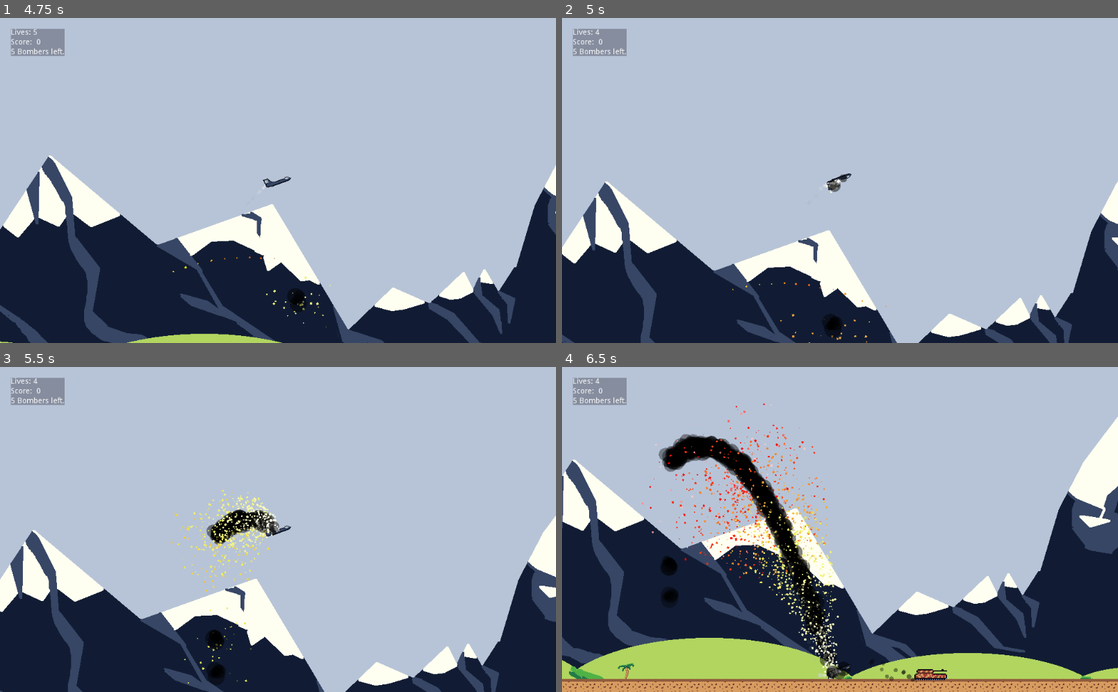
Above: before the commit, frames 1-4 (two rows, left to right).
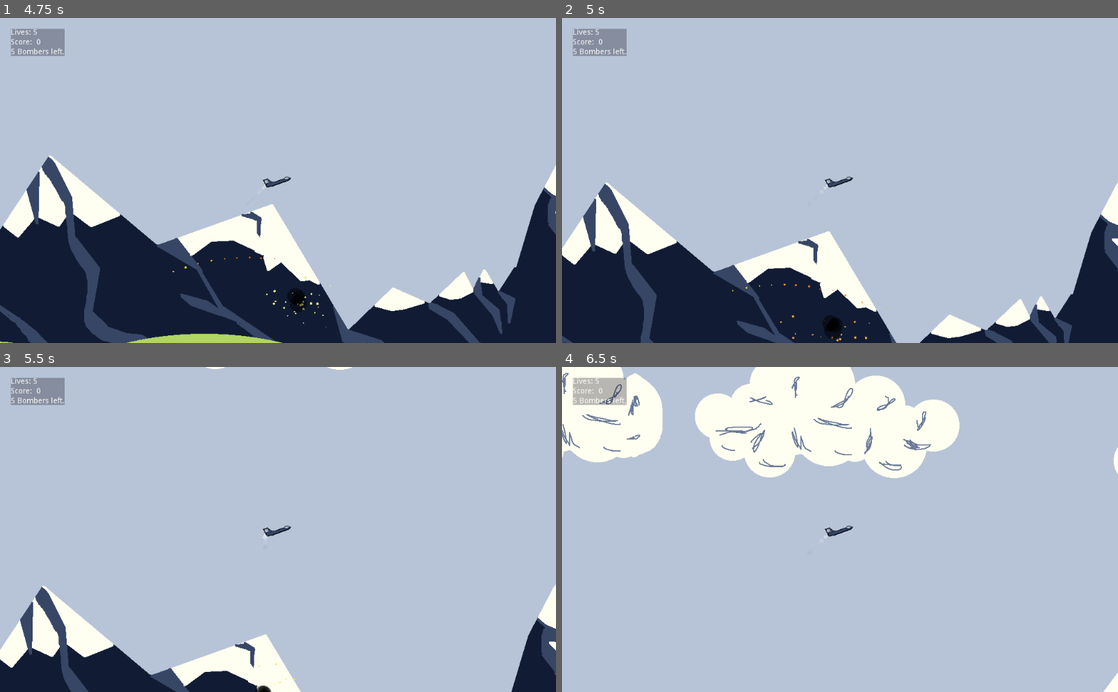
Above: after the commit, the same moments.

Repository: timbo-nz/jj2035
Game: Godot game, scene res://scenes/levels/Level_1_Mission_Screen.tscn
The game is run twice, just before and just after one commit, with the same random seed, the same clock (stepped at 60 frames per second) and the same inputs.
Inputs (mouse positions are in pixels of both pictures, inside the frame that each line leads up to):
- Up to frame 1 (4.75 s): click "Start Game" at 0.5 s; tap Enter at 1.25 s; move the mouse to (400, 164) at 1.27 s; hold D (right) 1.28-2.78 s; tap Keypad 1 (game_over, bound only after the commit) at 1.35, 2.3, 3.6 s; tap W (up) at 1.52, 2.27, 3.77, 4.52 s; tap Keypad 9 (win_game, bound only after the commit) at 1.55, 2.1, 3.05, 4.35 s; move the mouse to (166, 196) at 2.02 s; move the mouse to (333, 109) at 2.77 s; hold A (left) 2.78-3.53 s; tap Space (shoot) at 2.85, 3.5 s; move the mouse to (250, 245) at 3.52 s; hold D (right) from 3.53 s (still down); move the mouse to (444, 229) at 4.27 s
- Up to frame 2 (5 s): keep holding D (right); tap K (suicide) at 4.9 s
- Up to frame 3 (5.5 s): move the mouse to (111, 480) at 5.02 s; release D (right) at 5.03 s; hold A (left) from 5.03 s (still down); tap Keypad 1 (game_over, bound only after the commit) at 5.1 s; tap W (up) at 5.27 s
- Up to frame 4 (6.5 s): move the mouse to (867, 529) at 5.77 s; release A (left) at 5.78 s; hold D (right) from 5.78 s (still down); tap Keypad 9 (win_game, bound only after the commit) at 5.85 s

Frame 1 is identical in both runs. In frame 2, 1.4% of the frame differs, in the area x 0-100%, y 3-100%; in frame 3, 21%; in frame 4, 65%, in the area x 0-100%, y 0-100%.

Commit message:
toggle victorybool on winning level 3

Diff:
--- a/project.godot
+++ b/project.godot
@@ -55,6 +55,16 @@
 "events": [ Object(InputEventKey,"resource_local_to_scene":false,"resource_name":"","device":0,"alt":false,"shift":false,"control":false,"meta":false,"command":false,"pressed":false,"scancode":75,"unicode":0,"echo":false,"script":null)
  ]
 }
+win_game={
+"deadzone": 0.5,
+"events": [ Object(InputEventKey,"resource_local_to_scene":false,"resource_name":"","device":0,"alt":false,"shift":false,"control":false,"meta":false,"command":false,"pressed":false,"scancode":16777359,"unicode":0,"echo":false,"script":null)
+ ]
+}
+game_over={
+"deadzone": 0.5,
+"events": [ Object(InputEventKey,"resource_local_to_scene":false,"resource_name":"","device":0,"alt":false,"shift":false,"control":false,"meta":false,"command":false,"pressed":false,"scancode":16777351,"unicode":0,"echo":false,"script":null)
+ ]
+}
 
 [rendering]
 
--- a/scenes/Game_Over.tscn
+++ b/scenes/Game_Over.tscn
@@ -1,6 +1,6 @@
 [gd_scene load_steps=2 format=2]
 
-[ext_resource path="res://scenes/Game_Over.gd" type="Script" id=1]
+[ext_resource path="res://scripts/Game_Over.gd" type="Script" id=1]
 
 [node name="GameOver" type="Node2D"]
 script = ExtResource( 1 )
@@ -10,10 +10,15 @@
 margin_bottom = 40.0
 alignment = 1
 
+[node name="Title" type="Label" parent="VBoxContainer"]
+margin_right = 85.0
+margin_bottom = 14.0
+text = "GAME OVER"
+
 [node name="FinalScore" type="HBoxContainer" parent="VBoxContainer"]
-margin_top = 4.0
+margin_top = 18.0
 margin_right = 85.0
-margin_bottom = 18.0
+margin_bottom = 32.0
 
 [node name="ScoreLabel" type="Label" parent="VBoxContainer/FinalScore"]
 margin_right = 73.0
@@ -27,9 +32,9 @@
 text = "0"
 
 [node name="HighScore" type="HBoxContainer" parent="VBoxContainer"]
-margin_top = 22.0
+margin_top = 36.0
 margin_right = 85.0
-margin_bottom = 36.0
+margin_bottom = 50.0
 
 [node name="HiScoreLabel" type="Label" parent="VBoxContainer/HighScore"]
 margin_right = 72.0
--- a/scripts/GameController.gd
+++ b/scripts/GameController.gd
@@ -8,6 +8,7 @@
 var playerScore = 0
 export (int) var playerLives = 5
 var sessionHighScore = 0
+var victoryBool = false
 
 # Called when the node enters the scene tree for the first time.
 func _ready():
@@ -28,3 +29,4 @@
 	playerLives = 5
 	currentLevel = 0
 	playerScore = 0
+	victoryBool = false
--- a/scenes/Game_Over.gd
+++ b/scripts/Game_Over.gd
@@ -8,6 +8,10 @@
 func _ready():
 	$VBoxContainer/FinalScore/ScoreCount.text = String(GameController.playerScore)
 	$VBoxContainer/HighScore/HiScoreValue.text = String(GameController.sessionHighScore)
+
+	if GameController.victoryBool:
+		$VBoxContainer/Title.text = "VICTORY IS YOURS"
+
 	pass # Replace with function body.
 
 # Called every frame. 'delta' is the elapsed time since the previous frame.
--- a/scripts/Player.gd
+++ b/scripts/Player.gd
@@ -60,8 +60,12 @@
 		if Input.is_action_just_pressed('up'):
 			if vThrottle > vMax * -1:
 				vThrottle -= 1
-		if Input.is_action_just_pressed('suicide'):
-			player_collision()
+#		if Input.is_action_just_pressed('suicide'):
+#			player_collision()
+#		if Input.is_action_just_pressed('game_over'):
+#			get_tree().change_scene("res://scenes/Game_Over.tscn")
+#		if Input.is_action_just_pressed('win_game'):
+#			GameController.victoryBool = true
 		velocity.x = hThrottle * hSpeed
 		velocity.y = vThrottle * vSpeed
 
